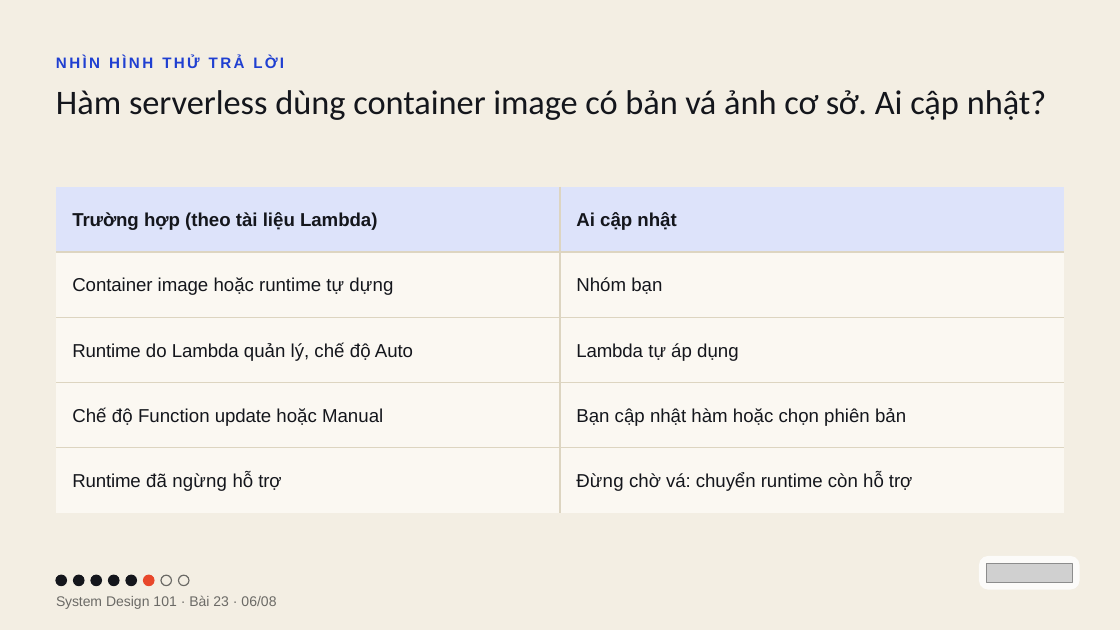
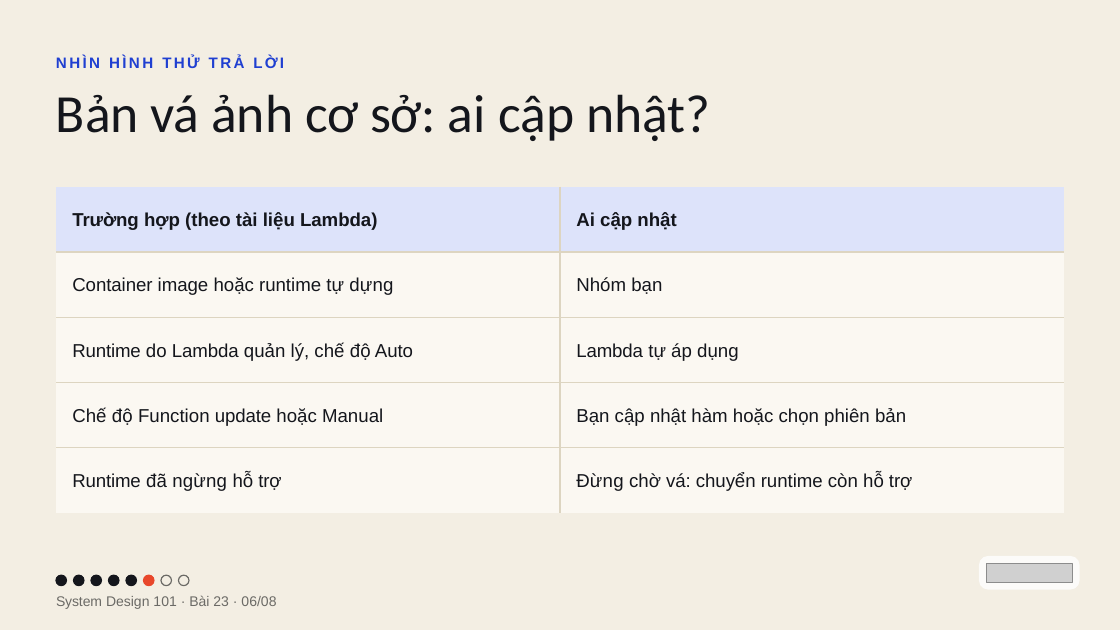
Before and after one commit to vohoailinh90/tool-marketing-studio, a slide deck: slide 6 of system-design-101/vi/lessons/sd-13-023/slides/sd-13-023.pptx. Drawn at 1120x630 pixels with LibreOffice and Linux fonts; fonts in the diff are those of the drawing; grey boxes stand for pictures. Boxes give left, top, right and bottom in pixels: in the first picture for what was removed or moved away, otherwise in the second. Text is boxed around its words. In the diff, an @@ line names an element or a change of style, - is before the commit and + after.

```diff
--- a/system-design-101/vi/lessons/sd-13-023/slides/sd-13-023.pptx
+++ b/system-design-101/vi/lessons/sd-13-023/slides/sd-13-023.pptx
@@ text at bbox=[56, 94, 710, 141]: text changed; size 44.2 to 69 pt @@
-Hàm serverless dùng container image có bản vá ảnh cơ sở. Ai cập nhật?
+Bản vá ảnh cơ sở: ai cập nhật?
```
Also in this commit, not shown: 5 other slides changed, 4 other files.
